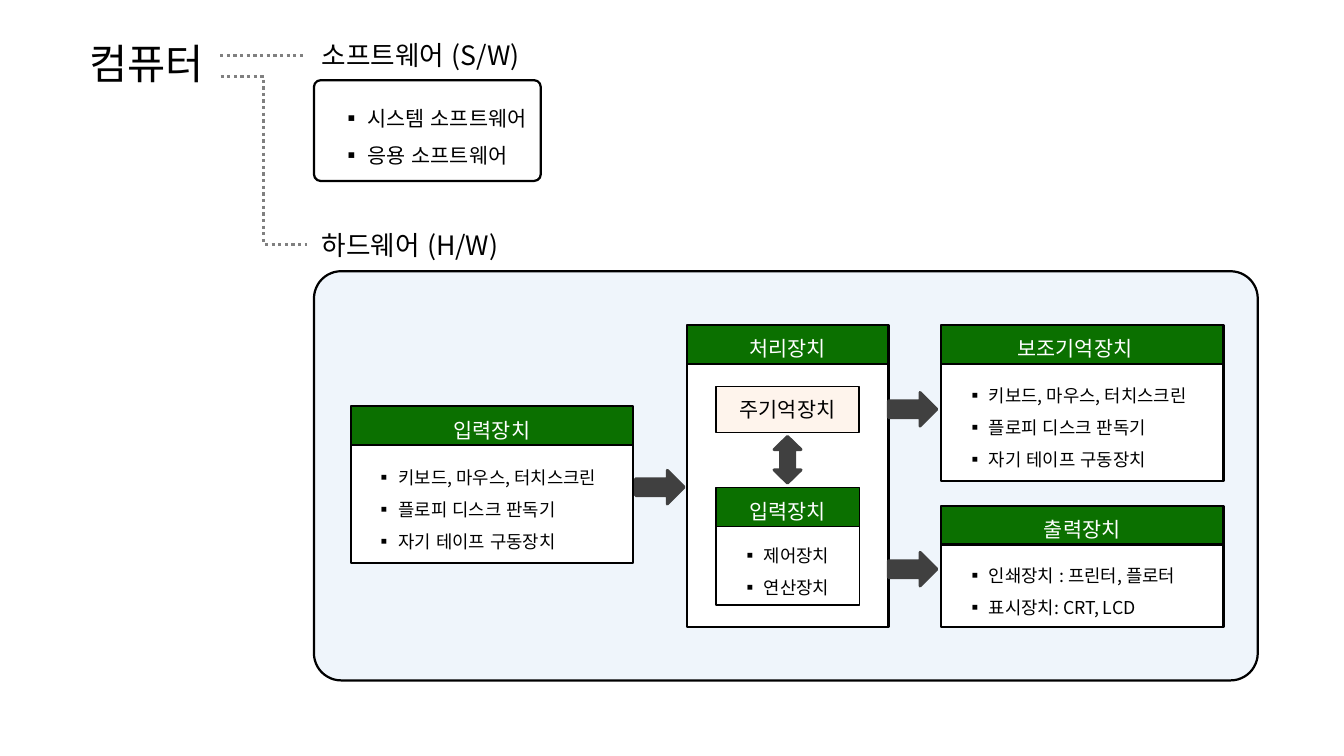
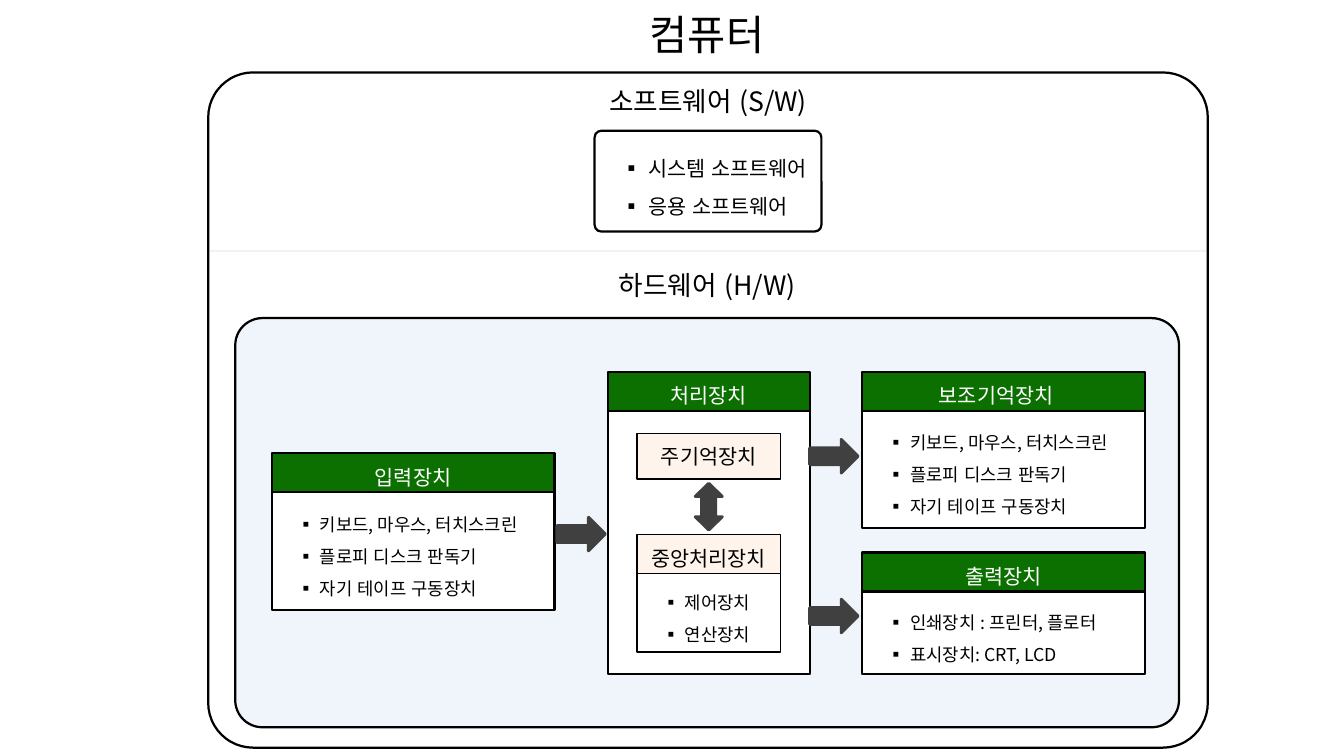
Before and after one commit to momo1108/blog, a slide deck: slide 45 of assets/etc/이미지제작용.pptx. Drawn at 1344x756 pixels with LibreOffice and Linux fonts; fonts in the diff are those of the drawing. Boxes give left, top, right and bottom in pixels: in the first picture for what was removed or moved away, otherwise in the second. Text is boxed around its words. In the diff, an @@ line names an element or a change of style, - is before the commit and + after.

```diff
--- a/assets/etc/이미지제작용.pptx
+++ b/assets/etc/이미지제작용.pptx
@@ text "컴퓨터": place and size @@
-text "컴퓨터" at <box>89,44,203,83</box>
+text "컴퓨터" at <box>650,15,764,54</box>
@@ line removed from (220, 55) to (305, 55) @@
@@ rounded rectangle added at <box>208,73,1207,748</box>, outline #000000 1.5 pt @@
@@ elbow line removed from (221, 77) to (307, 244) @@
@@ text "소프트웨어 (S/W)" at <box>609,89,807,116</box>: alignment left to centre @@
@@ text "소프트웨어 (S/W)": place and size @@
-text "소프트웨어 (S/W)" at <box>322,43,520,70</box>
+text "소프트웨어 (S/W)" at <box>609,89,807,116</box>
@@ rounded rectangle "▪ 시스템 소프트웨어": place and size @@
-rounded rectangle "▪ 시스템 소프트웨어" at <box>314,80,541,180</box>
+rounded rectangle "▪ 시스템 소프트웨어" at <box>594,131,821,231</box>
@@ line added from (208, 251) to (1207, 251), #F2F2F2 0.75 pt @@
@@ text "하드웨어 (H/W)": place and size @@
-text "하드웨어 (H/W)" at <box>322,233,498,260</box>
+text "하드웨어 (H/W)" at <box>619,273,795,300</box>
@@ text "하드웨어 (H/W)" at <box>619,273,795,300</box>: alignment left to centre @@
@@ 11 rounded rectangles, 3 right arrows, 1 rectangle, 1 up down arrow: place and size @@
-11 rounded rectangles, 3 right arrows, 1 rectangle, 1 up down arrow at <box>314,271,1258,681</box>
+11 rounded rectangles, 3 right arrows, 1 rectangle, 1 up down arrow at <box>236,318,1180,727</box>
@@ rounded rectangle "중앙처리장치" at <box>637,534,780,573</box>: fill #0B7000 to #FEF4EC @@
@@ text in rounded rectangle at <box>651,549,766,568</box>: text changed; text colour #FFFFFF to #000000 @@
-입력장치
+중앙처리장치
```
Also in this commit, not shown: 4 slides added, 5 other files.
